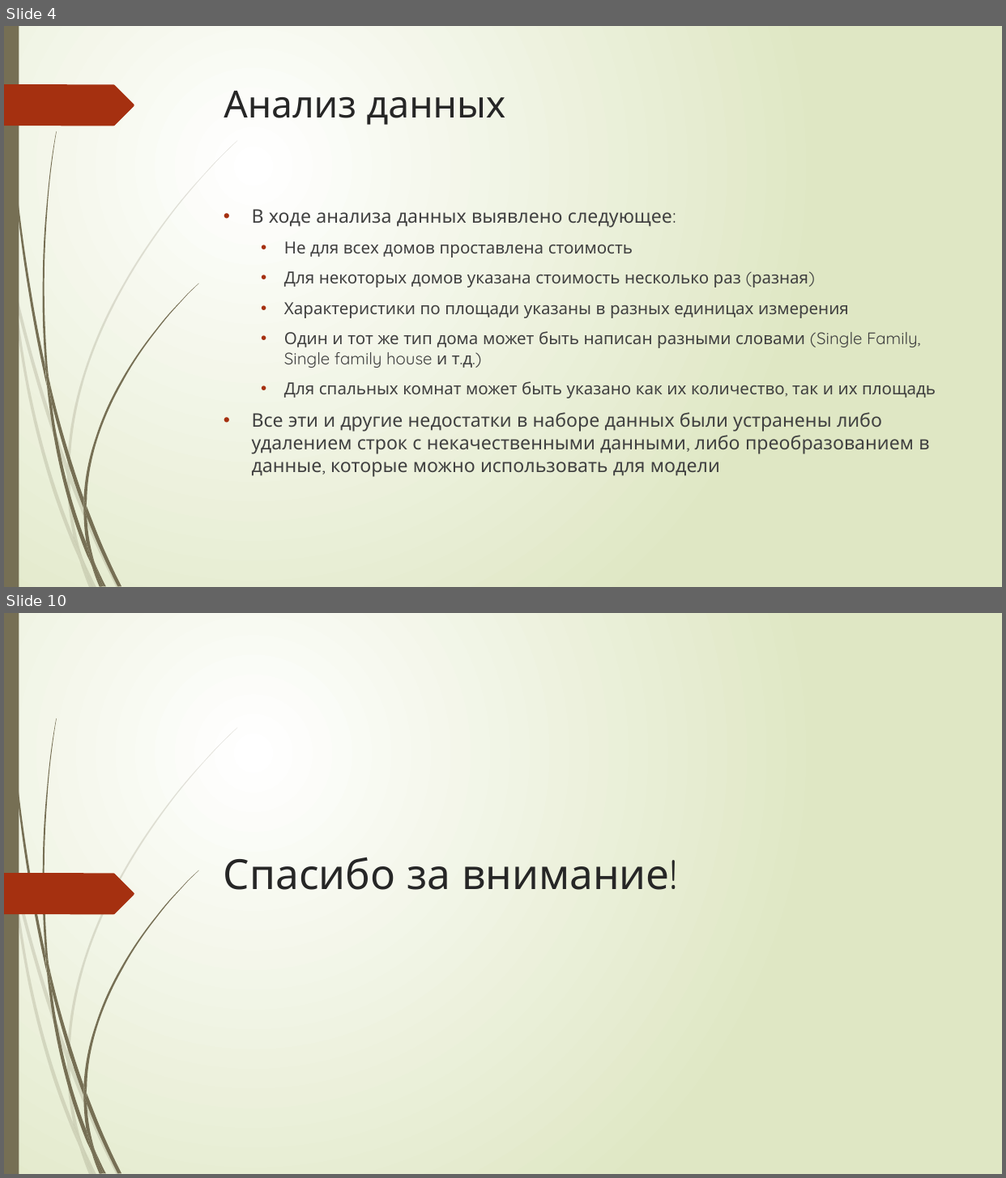
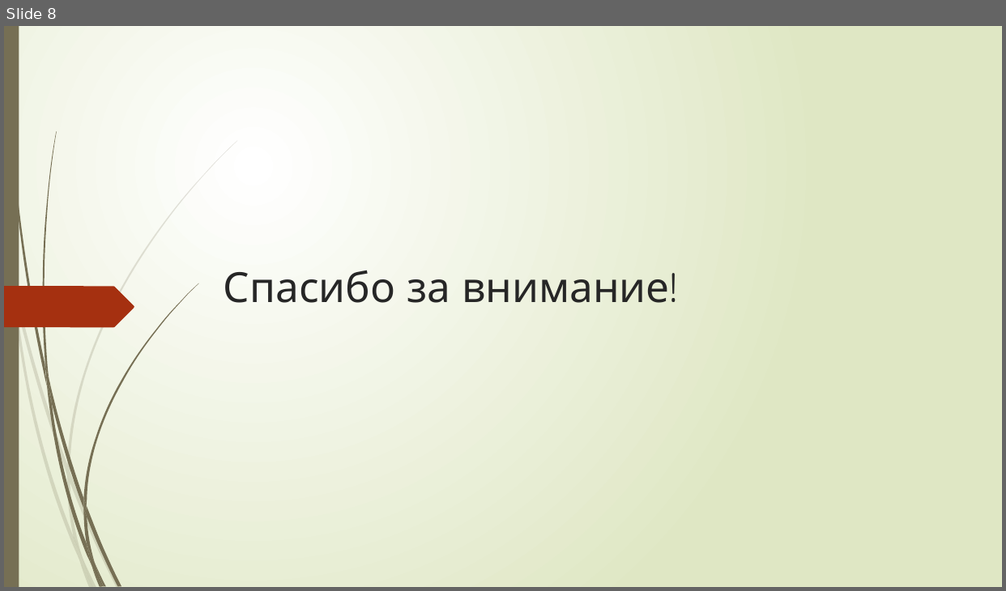
Before and after one commit to tashikk/SF_final_work, a slide deck: Прогнозирование стоимости дома.pptx. Shown one above the other, each under a label of ours: slides 4 and 10 before the commit, slide 8 after it; the slides between them are not shown. The pictures are 1006x1178 and 1006x591 pixels, drawn with LibreOffice and Linux fonts; fonts in the diff are those of the drawing. Boxes give left, top, right and bottom in pixels: in the first picture for what was removed or moved away, otherwise in the second. Text is boxed around its words. In the diff, an @@ line names an element or a change of style, - is before the commit and + after.

```diff
--- a/Прогнозирование стоимости дома.pptx
+++ b/Прогнозирование стоимости дома.pptx
@@ slide 4 removed at (4, 26, 1002, 587), background gradient #FFFFFF to #DFE8C4; not listed: 23 template elements that a slide beside it also shows @@
@@ freeform shape removed at (4, 84, 134, 126) @@
@@ title removed at (224, 91, 506, 125) @@
-Анализ данных
@@ text removed at (252, 209, 936, 477) @@
-• В ходе анализа данных выявлено следующее:
-  • Не для всех домов проставлена стоимость
-  • Для некоторых домов указана стоимость несколько раз (разная)
-  • Характеристики по площади указаны в разных единицах измерения
-  • Один и тот же тип дома может быть написан разными словами (Single Family, Single family house и т.д.)
-  • Для спальных комнат может быть указано как их количество, так и их площадь
-• Все эти и другие недостатки в наборе данных были устранены либо удалением строк с некачественными данными, либо преобразованием в данные, которые можно использовать для модели
@@ what was slide 10 is now slide 8 @@
```
Also in this commit, not shown: 2 slides changed, 5 slides added, 6 other slides removed.
